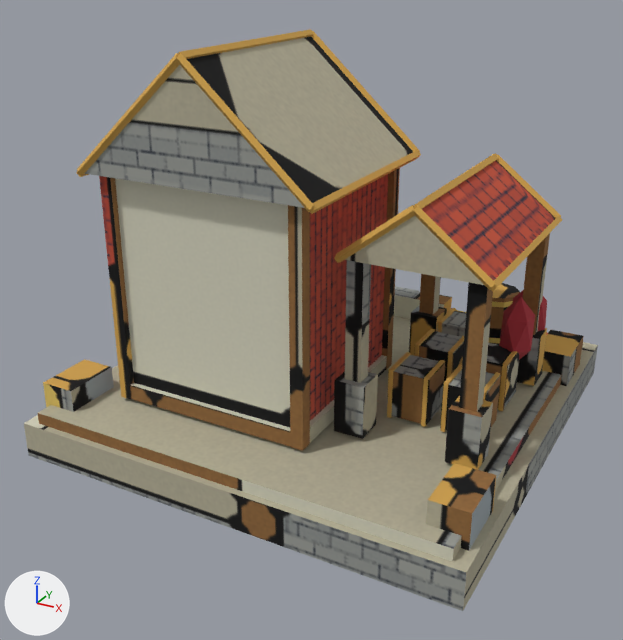
A saved change to the FBX model client/Assets/Resources/Models/City3D/Warehouse_1.fbx.
Before and after are seen from a 50 mm camera at (0.825, -1.621, 1.034) aimed at (-0.017, -0.09, 0.269). Every picture has the same lights, and +X, +Y and +Z are marked at lower left. The first picture is the older version. Where no turn or scale is listed for an object, it has been applied to the vertices. Vertices at exactly the same position are counted once.

In view in the first picture: 'Warehouse_1'.
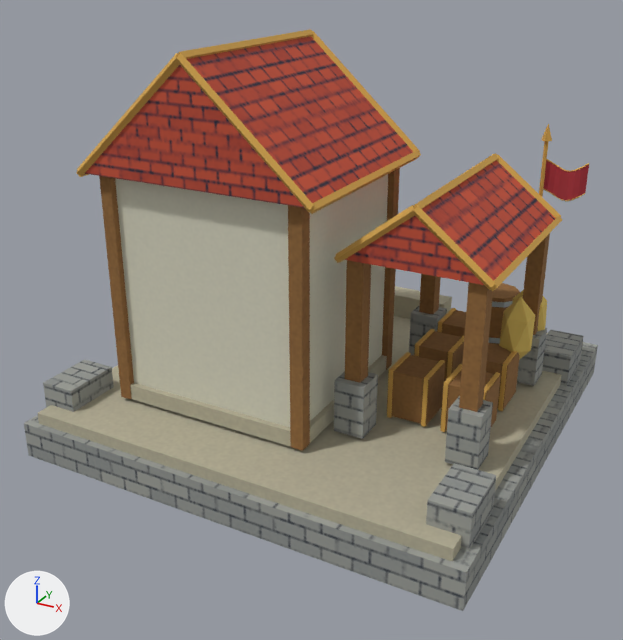
What differs and where, as boxes [x1, y1, x2, y2] in the pictures (623 x 640 px):
```json
{"object": "FlagCloth_00", "change": "added", "after": [543, 159, 589, 201], "on screen": "red"}
{"part": 1, "of": "me_warehouse_1_mesh", "change": "added", "after": [539, 141, 549, 197], "on screen": "mostly hidden"}
{"part": 2, "of": "me_warehouse_1_mesh", "change": "added", "after": [541, 123, 552, 141]}
{"part": 3, "of": "me_warehouse_1_mesh", "change": "surface changed", "before": [24, 36, 598, 611], "after": [24, 36, 598, 611]}
```

The change, as JSON lines over the scene's bpy script:
```json
{"block": "me_warehouse_1_mesh", "where": "# used by ob_warehouse_1; location = (0.0, 0.0, 0.0)"}
{"block": "me_warehouse_1_mesh", "where": "# verts and faces of me_warehouse_1_mesh; kept vertices keep their numbers, new ones are numbered from 817"}
{"op": "remove", "block": "me_warehouse_1_mesh", "code": "me_warehouse_1_mesh.from_pydata(...)  # 817 vertices, 1266 faces; spans x -0.5..0.5, y -0.5..0.5, z 0.0..0.86"}
{"op": "add", "block": "me_warehouse_1_mesh", "code": "me_warehouse_1_mesh.from_pydata(...)  # 834 vertices, 1292 faces; spans x -0.5..0.5, y -0.5..0.5, z 0.0..0.86"}
{"block": "me_warehouse_1_mesh", "change": "me_warehouse_1_mesh part 1: a new loose piece, a 6-sided cylinder along z spanning x 0.3661..0.3739, y 0.2555..0.2645, z 0.4195..0.6409, in mat_warehouse_1_matte (picture img_warehouse_1_albedo_png)"}
{"block": "me_warehouse_1_mesh", "change": "me_warehouse_1_mesh part 2"}
{"op": "add", "block": "me_warehouse_1_mesh", "code": "verts[817] = (0.37, 0.272, 0.64)"}
{"op": "add", "block": "me_warehouse_1_mesh", "code": "verts[818] = (0.382, 0.26, 0.64)  # pixel (552, 141)"}
{"op": "add", "block": "me_warehouse_1_mesh", "code": "verts[819] = (0.37, 0.248, 0.64)  # pixel (545, 141)"}
{"op": "add", "block": "me_warehouse_1_mesh", "code": "verts[820] = (0.358, 0.26, 0.64)  # pixel (541, 139)"}
{"op": "add", "block": "me_warehouse_1_mesh", "code": "verts[821] = (0.37, 0.26, 0.677)  # pixel (548, 123)"}
{"op": "add", "block": "me_warehouse_1_mesh", "code": "faces += [(817, 821, 818), (818, 821, 819), (817, 818, 820), (819, 821, 820), (817, 820, 821), (818, 819, 820)]"}
{"block": "me_warehouse_1_mesh", "change": "me_warehouse_1_mesh part 3: 944 kept faces spanning x -0.5..0.5, y -0.5..0.5, z 0.0..0.851 get new texture (UV) coordinates"}
{"op": "add", "block": "me_warehouse_1_mesh_001", "code": ["me_warehouse_1_mesh_001 = bpy.data.meshes.new('Warehouse_1_Mesh.001')", "me_warehouse_1_mesh_001.from_pydata(...)  # 164 vertices, 260 faces; spans x 0.369..0.466, y 0.2454..0.2746, z 0.5131..0.6019", "me_warehouse_1_mesh_001.materials.append(mat_warehouse_1_matte)  # picture img_warehouse_1_albedo_png"]}
{"op": "add", "block": "ob_flagcloth_00", "code": ["ob_flagcloth_00 = bpy.data.objects.new('FlagCloth_00', me_warehouse_1_mesh_001)", "ob_flagcloth_00.location = (0.0, 0.0, 0.0)"]}
```
